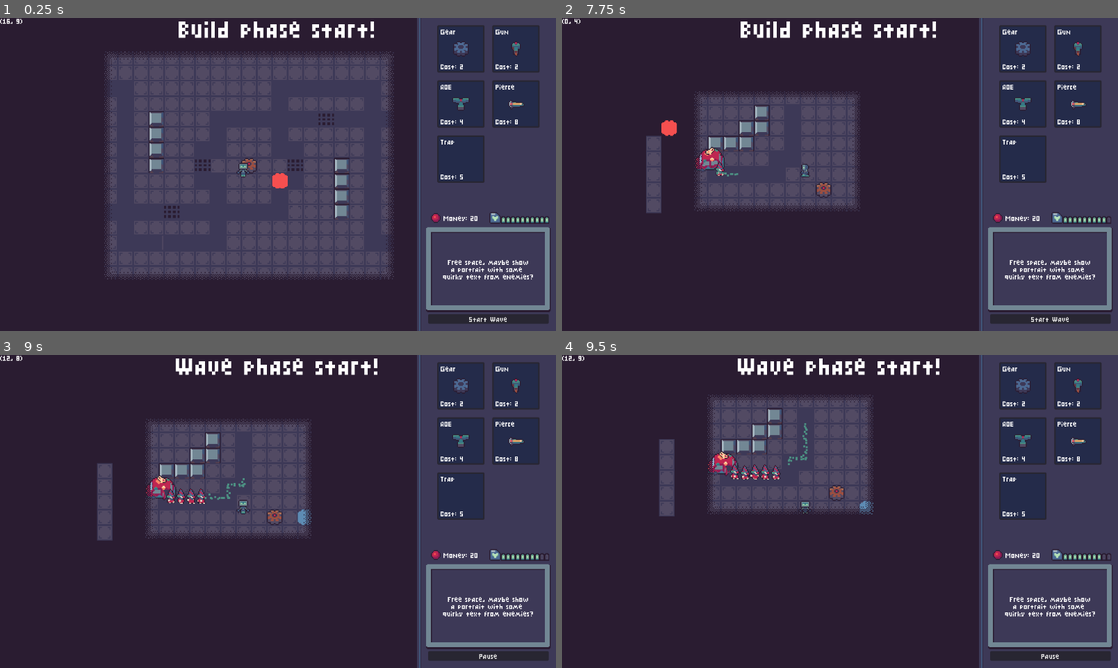
Above: before the commit, frames 1-4 (two rows, left to right).
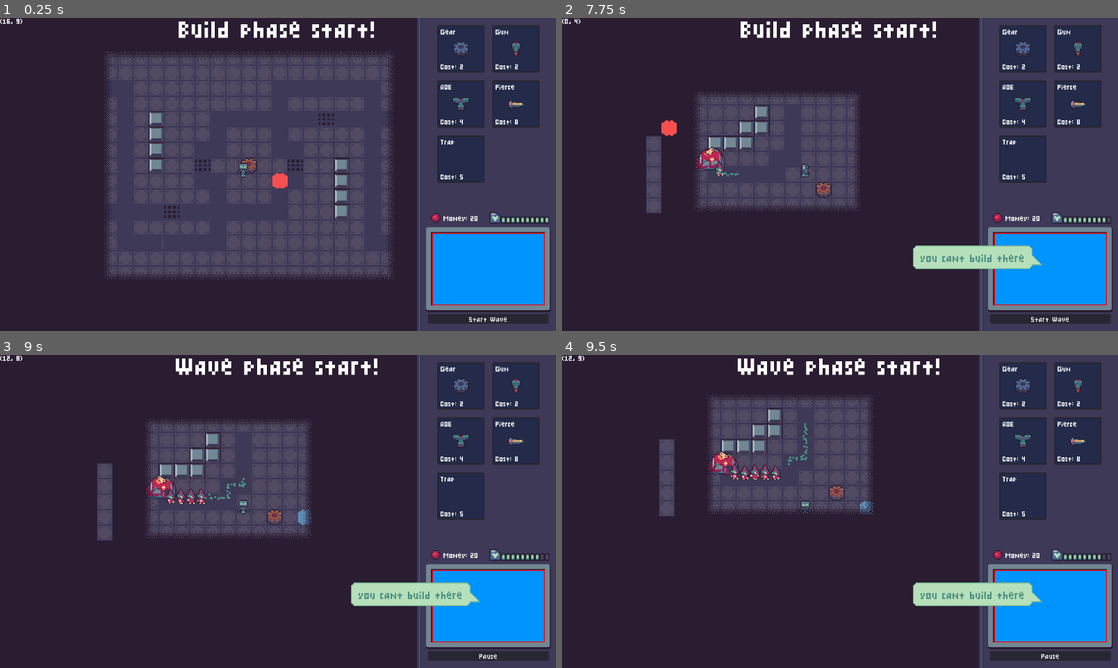
Above: after the commit, the same moments.

Repository: aughckt/spin-to-win
Game: Godot game, scene res://structure/meta/level_manager.tscn
Two runs of this game, one before a commit and one after it. Both use one fixed random seed, a clock stepped at 60 frames per second and the inputs below. The engine's default icon, where the game draws it, is replaced by a stand-in: a white triangle on a blue panel in a dark square.
Inputs (mouse positions are in pixels of both pictures, inside the frame that each line leads up to):
- Up to frame 1 (0.25 s): no input
- Up to frame 2 (7.75 s): click "Start Wave" at 0.5 s; click (1023, 49) at 1.27 s; click "Pause" at 2 s; click "Continue" at 2.75 s; tap Enter at 3.5 s; move the mouse to (962, 158) at 3.52 s; press the mouse at (962, 158) at 3.53 s; hold D (right) 3.53-4.28 s; move the mouse to (728, 190) at 4.27 s; release the mouse at (728, 190) at 4.28 s; hold S (down) 4.28-5.03 s; click (728, 190) at 4.35 s; move the mouse to (895, 105) at 5.02 s; hold D (right) 5.03-5.78 s; hold E (interact) 5.03-5.78 s; click (895, 105) at 5.3 s; move the mouse to (812, 237) at 5.77 s; hold W (up) 5.78-6.53 s; tap Mouse wheel down (scroll_down) at 5.85 s; click (812, 237) at 6.05 s; move the mouse to (1006, 221) at 6.52 s; hold Mouse wheel up (scroll_up) 6.53-7.28 s; hold A (left) from 6.53 s (still down); click (1006, 221) at 6.8 s; move the mouse to (673, 127) at 7.27 s; tap Ctrl (toggle_wave) at 7.35 s; click (673, 127) at 7.55 s
- Up to frame 3 (9 s): release A (left) at 8 s; click "Start Wave" at 8 s; move the mouse to (305, 511) at 8.77 s; press the mouse at (305, 511) at 8.78 s; hold S (down) from 8.78 s (still down)
- Up to frame 4 (9.5 s): keep holding S (down)

The runs differ from the first frame. In frame 1, 4.7% of the frame differs, in the area x 77-98%, y 68-92%; in frame 2, 5.8%, in the area x 63-98%, y 68-92%; in frame 3, 5.8%; in frame 4, 5.8%.
Error in both runs: Out of bounds get index '1' (on base: 'Array[SpawnPoint]') (res://structure/meta/trooper_spawner.gd:105)

Commit message:
add speech bubble, custom cursor

Diff:
--- a/environment/environment.gd
+++ b/environment/environment.gd
@@ -125,10 +125,10 @@
 				return
 
 			if tile_to_gear_set.get(tile) == null:
-				print(place_gear(tile))
+				say(place_gear(tile))
 
 			if tower_data != null:
-				print(place_tower(tile))
+				say(place_tower(tile))
 
 		MouseButton.MOUSE_BUTTON_RIGHT:
 			if tile_to_tower.has(tile):
@@ -171,14 +171,14 @@
 ##an empty string means no error occured
 func place_gear(tile: Vector2i, test_only: bool = false) -> String:
 		if gearmap.get_cell_source_id(tile) != -1:
-			return "Tile is already occupied"
+			return "this tile is already occupied"
 
 		if get_perms(tile) == BuildPerms.Nothing:
-			return "Cannot build on this tile"
+			return "you cant build there"
 
 		#only place if you have enough money
 		if budget < GEAR_COST:
-			return "Cannot build on this tile"
+			return "gears arent free"
 
 
 		# none of the neighbours are allowed to be in the same set
@@ -192,11 +192,11 @@
 			var gset: GearSet = tile_to_gear_set.get(candidate)
 			if gset != null:
 				if neighbour_sets.has(gset):
-					return "Cannot place gear because it would create a loop"
+					return "if you put that there\nit would create a loop"
 
 				if gset.has_ori_gear:
 						if has_powered_neighbour:
-							return "Cannot place gear because it would connect 2 powered sets"
+							return "you cant connect 2 origin\ngears to each other"
 						else:
 							has_powered_neighbour = true
 							neighbour_ori = gset.ori_gear_tile
@@ -206,7 +206,7 @@
 			else:
 				if gear_kind_at(candidate) == ORIGIN_GEAR:
 					if has_powered_neighbour:
-						return "Cannot place gear because it would connect 2 powered sets (directly next to origin gear)"
+						return "you cant connect 2 origin\ngears to each other"
 
 					has_powered_neighbour = true
 					neighbour_ori = candidate
@@ -447,28 +447,33 @@
 	budget = max(budget, 0)
 
 func place_tower(tile: Vector2i, test_only: bool = false) -> String:
+	#these are ordered for quality of error messages rather than efficiency
+
+	var perms := get_perms(tile)
+	if perms == BuildPerms.Gears:
+		return "you can only put gears there"
+	if perms == BuildPerms.Nothing:
+		return "you cant build there"
+
 	match gear_kind_at(tile):
 		BASIC_GEAR:
 			pass
 		ORIGIN_GEAR:
-			return "Cannot build towers on origin gears"
+			return "you cant build on origin gears"
 		-1:
-			return "Can only build towers on gears"
+			return "you can only build towers on gears"
 		_:
 			assert(false)
 
 
 	if tile_to_tower.has(tile):
-		return "There is already a tower on this tile"
+		return "theres already a tower there"
 
 	if tower_data == null:
-		return "Select a tower from the menu"
+		return "theres already a gear there\nbut you could build a tower"
 
 	if tower_data.cost > budget:
-		return "This isn't a charity"
-
-	if get_perms(tile) == BuildPerms.Gears:
-		return "Cannot build a tower on this tile"
+		return "this isnt a charity"
 
 	if test_only:
 		return ""
@@ -513,7 +518,7 @@
 	else:
 		tower_data = data
 
-	print("Selected tower %s" % ("gear" if tower_data == null else tower_data.name))
+	#print("Selected tower %s" % ("gear" if tower_data == null else tower_data.name))
 	build_visual.set_data(tower_data)
 
 
@@ -533,3 +538,14 @@
 		var angle := deg_to_rad(randf_range(-SPREAD_DEGRESS, SPREAD_DEGRESS))
 
 		nose.vel = (-at.direction_to(target)).rotated(angle) * speed
+
+func say(text: String) -> void:
+	if text == "":
+		return
+
+	hud.speech_bubble.set_text(text, 2)
+	hud.speech_bubble.show()
+
+func clear_speech_bubble() -> void:
+	hud.speech_bubble.set_text("If you can see this there is a bug")
+	hud.speech_bubble.hide()
--- a/player/cam.gd
+++ b/player/cam.gd
@@ -1,5 +1,8 @@
 class_name Cam
 extends Camera2D
+
+const cursor_normal: Texture = preload("res://ui/cursor_normal.png")
+const cursor_pressed: Texture = preload("res://ui/cursor_pressed.png")
 
 func _ready() -> void:
 	make_current()
@@ -8,3 +11,8 @@
 
 	var hud := Env.INST.hud
 	global_position.x += hud.actual_shape.size.x / 2
+
+	process_mode = Node.PROCESS_MODE_ALWAYS
+
+func _process(_delta: float) -> void:
+	Input.set_custom_mouse_cursor(cursor_pressed if Input.is_action_pressed("M1") else cursor_normal)
--- a/ui/hud.gd
+++ b/ui/hud.gd
@@ -10,6 +10,8 @@
 
 @export var start_wave_button: Button
 @export var pause_button: Button
+
+@export var speech_bubble: SpeechBubble
 
 @export var nose_target: Control
 
--- a/ui/hud.tscn
+++ b/ui/hud.tscn
@@ -11,6 +11,8 @@
 [ext_resource type="PackedScene" uid="uid://bgj5p7ryl1wl8" path="res://ui/health_chunk.tscn" id="8_srpbi"]
 [ext_resource type="Texture2D" uid="uid://dxxvj5oabfxxy" path="res://ui/UI_HealthIcon.png" id="9_ff8ar"]
 [ext_resource type="Texture2D" uid="uid://cffp71ar1hb08" path="res://ui/UI_ScreenBorder_cropped_2x.png" id="11_m0eg6"]
+[ext_resource type="Texture2D" uid="uid://bm2e8l2icmupi" path="res://ui/portrait_frame.png" id="12_b00kl"]
+[ext_resource type="PackedScene" uid="uid://bhthadoomgigl" path="res://ui/speech_bubble.tscn" id="13_so1yu"]
 
 [sub_resource type="StyleBoxTexture" id="StyleBoxTexture_cyw1q"]
 texture = ExtResource("3_spcu4")
@@ -35,7 +37,8 @@
 texture_margin_right = 12.0
 texture_margin_bottom = 14.0
 
-[node name="HUD" type="Control" unique_id=1114338 node_paths=PackedStringArray("tower_panels", "health_label", "money_label", "start_wave_button", "pause_button", "nose_target", "actual_shape", "health_icon", "health_chunk_parent")]
+[node name="HUD" type="Control" unique_id=1114338 node_paths=PackedStringArray("tower_panels", "health_label", "money_label", "start_wave_button", "pause_button", "speech_bubble", "nose_target", "actual_shape", "health_icon", "health_chunk_parent")]
+texture_filter = 1
 layout_mode = 3
 anchors_preset = 15
 anchor_right = 1.0
@@ -50,6 +53,7 @@
 money_label = NodePath("PanelContainer/MarginContainer/VBoxContainer/HealthAndMoney/HBoxContainer/Money/HBoxContainer/Label")
 start_wave_button = NodePath("PanelContainer/MarginContainer/VBoxContainer/StartWaveButton")
 pause_button = NodePath("PanelContainer/MarginContainer/VBoxContainer/PauseButton")
+speech_bubble = NodePath("PanelContainer/MarginContainer/VBoxContainer/Control/ScreenBorder/MarginContainer/Control/SpeechBubble")
 nose_target = NodePath("PanelContainer/MarginContainer/VBoxContainer/HealthAndMoney/HBoxContainer/Money/HBoxContainer/TextureRect")
 actual_shape = NodePath("PanelContainer")
 health_icon = NodePath("PanelContainer/MarginContainer/VBoxContainer/HealthAndMoney/HBoxContainer/Health/HealthChunks/HealthIcon")
@@ -261,6 +265,7 @@
 size_flags_vertical = 3
 
 [node name="ScreenBorder" type="PanelContainer" parent="PanelContainer/MarginContainer/VBoxContainer/Control" unique_id=1291061240]
+texture_filter = 1
 layout_mode = 1
 anchors_preset = 15
 anchor_right = 1.0
@@ -281,6 +286,23 @@
 horizontal_alignment = 1
 autowrap_mode = 2
 
+[node name="TextureRect" type="TextureRect" parent="PanelContainer/MarginContainer/VBoxContainer/Control/ScreenBorder" unique_id=1410244612]
+texture_filter = 1
+layout_mode = 2
+texture = ExtResource("12_b00kl")
+
+[node name="MarginContainer" type="MarginContainer" parent="PanelContainer/MarginContainer/VBoxContainer/Control/ScreenBorder" unique_id=941882784]
+layout_mode = 2
+theme_override_constants/margin_left = 100
+
+[node name="Control" type="Control" parent="PanelContainer/MarginContainer/VBoxContainer/Control/ScreenBorder/MarginContainer" unique_id=906658714]
+layout_mode = 2
+size_flags_horizontal = 0
+size_flags_vertical = 4
+
+[node name="SpeechBubble" parent="PanelContainer/MarginContainer/VBoxContainer/Control/ScreenBorder/MarginContainer/Control" unique_id=1798231989 instance=ExtResource("13_so1yu")]
+visible = false
+
 [node name="StartWaveButton" type="Button" parent="PanelContainer/MarginContainer/VBoxContainer" unique_id=1684936538]
 layout_mode = 2
 size_flags_vertical = 4
--- /dev/null
+++ b/ui/speech_bubble.gd
@@ -0,0 +1,20 @@
+class_name SpeechBubble
+extends Node2D
+
+@export var label: RichTextLabel
+
+var time_left: float = -1
+
+func _process(delta: float) -> void:
+	if time_left < 0:
+		return
+
+	time_left -= delta
+	if time_left < 0:
+		time_left = -1
+		hide()
+
+func set_text(text: String, uptime: float = -1) -> void:
+	label.text = text
+	time_left = uptime
+	show()
--- /dev/null
+++ b/ui/speech_bubble.tscn
@@ -0,0 +1,46 @@
+[gd_scene format=3 uid="uid://bhthadoomgigl"]
+
+[ext_resource type="Script" uid="uid://dn6org0bmibng" path="res://ui/speech_bubble.gd" id="1_sofsi"]
+[ext_resource type="Texture2D" uid="uid://itj1dihckpgd" path="res://ui/UI_SpeechBubble.png" id="2_sofsi"]
+
+[sub_resource type="StyleBoxTexture" id="StyleBoxTexture_fbxa2"]
+texture = ExtResource("2_sofsi")
+texture_margin_left = 6.0
+texture_margin_top = 6.0
+texture_margin_right = 26.0
+texture_margin_bottom = 30.0
+
+[node name="SpeechBubble" type="Node2D" unique_id=1798231989 node_paths=PackedStringArray("label")]
+script = ExtResource("1_sofsi")
+label = NodePath("PanelContainer/MarginContainer/RichTextLabel")
+
+[node name="PanelContainer" type="PanelContainer" parent="." unique_id=837711668]
+anchors_preset = 3
+anchor_left = 1.0
+anchor_top = 1.0
+anchor_right = 1.0
+anchor_bottom = 1.0
+offset_left = -40.0
+offset_top = -40.0
+grow_horizontal = 0
+grow_vertical = 0
+theme_override_styles/panel = SubResource("StyleBoxTexture_fbxa2")
+
+[node name="MarginContainer" type="MarginContainer" parent="PanelContainer" unique_id=749119902]
+layout_mode = 2
+theme_override_constants/margin_left = 10
+theme_override_constants/margin_top = 10
+theme_override_constants/margin_right = 10
+theme_override_constants/margin_bottom = -15
+
+[node name="RichTextLabel" type="RichTextLabel" parent="PanelContainer/MarginContainer" unique_id=37448975]
+layout_mode = 2
+size_flags_horizontal = 4
+size_flags_vertical = 4
+theme_override_colors/default_color = Color(0.29803923, 0.56078434, 0.50980395, 1)
+theme_override_font_sizes/normal_font_size = 24
+text = "TEXT TEXT TEXT TEXT
+TEXT TEXT TEXT TEXT"
+fit_content = true
+autowrap_mode = 0
+vertical_alignment = 1
Binary file added: ui/UI_Cursor.png
Not shown, added: ui/UI_Cursor.png.import
Binary file added: ui/UI_SpeechBubble.png
Not shown, added: ui/UI_SpeechBubble.png.import
Binary file added: ui/cursor_normal.png
Not shown, added: ui/cursor_normal.png.import
Binary file added: ui/cursor_pressed.png
Not shown, added: ui/cursor_pressed.png.import
Binary file added: ui/portrait_frame.png
Not shown, added: ui/portrait_frame.png.import
Not shown, added: ui/speech_bubble.gd.uid
Binary file added: ui/speech_bubble_draft.png
(and 1 more such lines)
